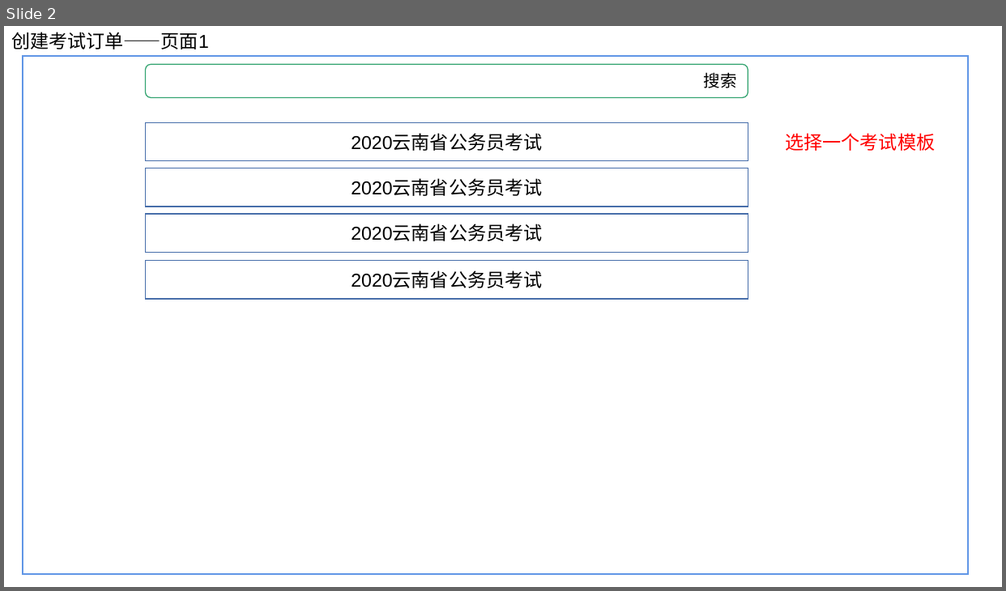
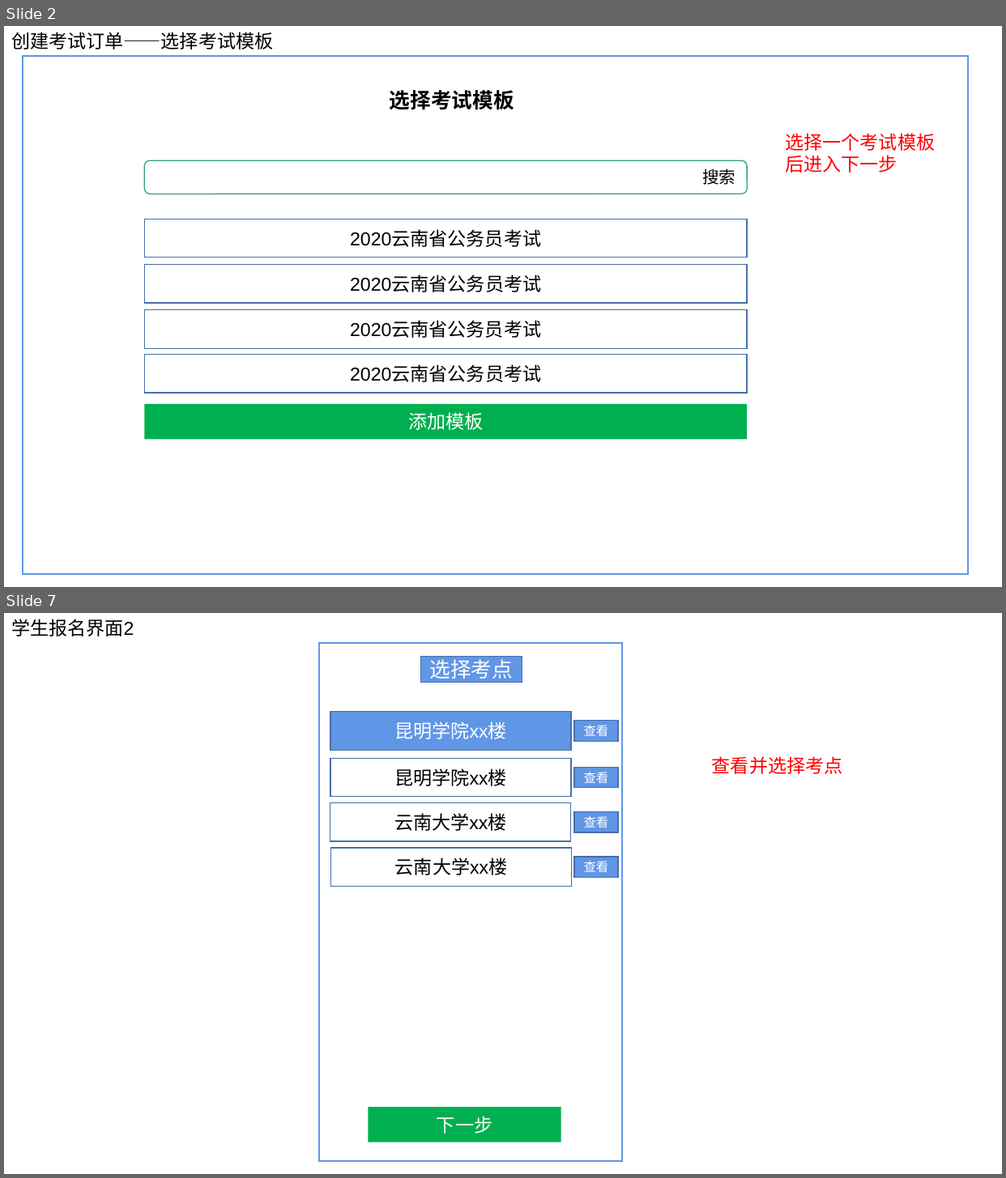
Before and after one commit to ISheenSomeOne/eTeam, a slide deck: eTeam需求界面1.pptx. Shown one above the other, each under a label of ours: slide 2 before the commit, slides 2 and 7 after it; the slides between them are not shown. The pictures are 1006x591 and 1006x1178 pixels, drawn with LibreOffice and Linux fonts; fonts in the diff are those of the drawing. Boxes give left, top, right and bottom in pixels: in the first picture for what was removed or moved away, otherwise in the second. Text is boxed around its words. In the diff, an @@ line names an element or a change of style, - is before the commit and + after.

```diff
--- a/eTeam需求界面1.pptx
+++ b/eTeam需求界面1.pptx
@@ slide 7 added at bbox=[4, 613, 1002, 1174], background #FFFFFF @@
@@ text added at bbox=[11, 619, 134, 636], 18 pt, text #000000 @@
+学生报名界面2
@@ rectangle added at bbox=[319, 643, 622, 1161], outline #6096E6 1.5 pt @@
@@ rectangle added at bbox=[421, 657, 522, 683], fill #6096E6, outline #476FAA 1 pt, 20 pt, text #FFFFFF @@
+选择考点
@@ rectangle added at bbox=[330, 712, 571, 750], fill #6096E6, outline #476FAA 1 pt, 18 pt, text #FFFFFF @@
+昆明学院xx楼
@@ rectangle added at bbox=[574, 721, 619, 742], fill #6096E6, outline #476FAA 1 pt, 12 pt, text #FFFFFF @@
+查看
@@ rectangle added at bbox=[330, 758, 571, 796], outline #476FAA 1 pt, 18 pt, text #000000 @@
+昆明学院xx楼
@@ text added at bbox=[712, 756, 843, 774], 18 pt, text #FF0000 @@
+查看并选择考点
@@ rectangle added at bbox=[574, 767, 619, 788], fill #6096E6, outline #476FAA 1 pt, 12 pt, text #FFFFFF @@
+查看
@@ rectangle added at bbox=[330, 803, 571, 841], outline #476FAA 1 pt, 18 pt, text #000000 @@
+云南大学xx楼
@@ rectangle added at bbox=[574, 812, 619, 833], fill #6096E6, outline #476FAA 1 pt, 12 pt, text #FFFFFF @@
+查看
@@ rectangle added at bbox=[331, 848, 572, 886], outline #476FAA 1 pt, 18 pt, text #000000 @@
+云南大学xx楼
@@ rectangle added at bbox=[574, 857, 619, 878], fill #6096E6, outline #476FAA 1 pt, 12 pt, text #FFFFFF @@
+查看
@@ rectangle added at bbox=[368, 1107, 561, 1142], fill #00B050, 18 pt, text #FFFFFF @@
+下一步
@@ slide 2 changed as well @@
@@ text at bbox=[11, 32, 273, 49]: text changed @@
-创建考试订单——页面1
+创建考试订单——选择考试模板
@@ text added at bbox=[390, 90, 514, 110], 20 pt, text #000000, bold @@
+选择考试模板
@@ text at bbox=[785, 133, 935, 173]: text changed @@
-选择一个考试模板
+选择一个考试模板后进入下一步
@@ 3 rectangles, 1 text, 1 rounded rectangle: place and size @@
-3 rectangles, 1 text, 1 rounded rectangle at bbox=[146, 64, 748, 252]
+3 rectangles, 1 text, 1 rounded rectangle at bbox=[145, 160, 748, 348]
@@ rectangle "2020云南省公务员考试": place and size @@
-rectangle "2020云南省公务员考试" at bbox=[146, 260, 748, 298]
+rectangle "2020云南省公务员考试" at bbox=[145, 355, 748, 393]
@@ rectangle added at bbox=[145, 404, 748, 439], fill #00B050, 18 pt, text #FFFFFF @@
+添加模板
```
Also in this commit, not shown: 1 other slide changed, 7 other slides added, 1 slide removed, 1 other file.
